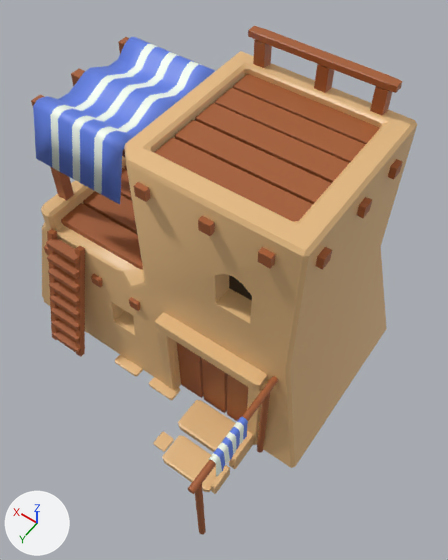
The Blender file Blends/DesertHouse.blend, before and after one commit.
The view is the same before and after, from a 50 mm lens placed at (-2.45, 4.12, 7.62), pointed at (0.14, 0.5, 1.92). Lighting does not change. The marker at lower left points along +X, +Y and +Z.
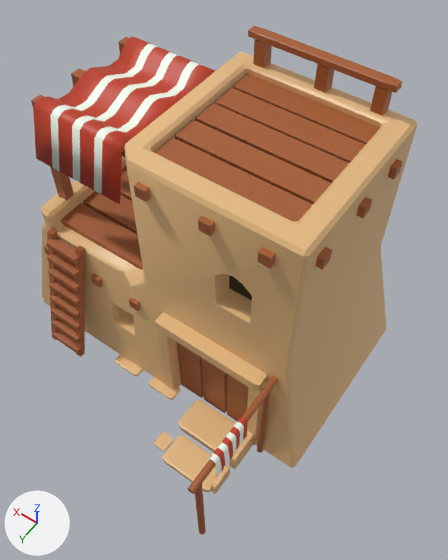
Where the change shows, as pixel boxes (x1, y1, x2, y2) in the pictures (448 x 560 px):
part 1 of me_plane, recoloured (blue to red): (33, 37, 215, 205) in both
part 2 of me_cylinder_003, recoloured (blue to red): (214, 417, 248, 471) in both

What the commit changed:
Material 'Material.005' (mat_material_005) is new.
Its base color is (0.545, 0.0472, 0.0159) (red #c33d22).
me_plane has 144 vertices, 119 faces and spans x -0.93..0.93, y -0.96..0.96, z -1.13..-0.35.
me_plane is used by ob_plane; location (1.72, 0.03, 3.94); scale (0.661, 1.02, 0.827).
me_plane part 1: all 68 faces that had it switch from mat_material_003 (blue #6282e7) to mat_material_005 (red #c33d22).
me_cylinder_003 has 99 vertices, 80 faces and spans x -1.69..1.38, y -11.29..1.14, z -0.69..0.7.
me_cylinder_003 is used by ob_cylinder_003; location (-0.98, 1.98, 1.66); rotation (1.571, 0.0, 0.0), in degrees (90, 0, 0); scale (0.0426, 0.0426, 0.401).
me_cylinder_003 part 2: all 40 faces that had it switch from mat_material_003 (blue #6282e7) to mat_material_005 (red #c33d22).
